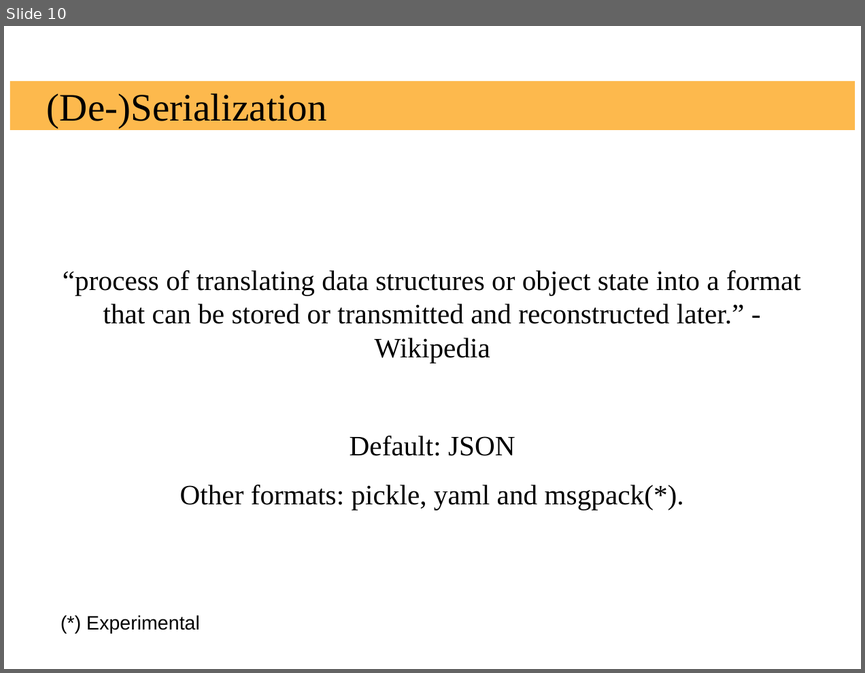
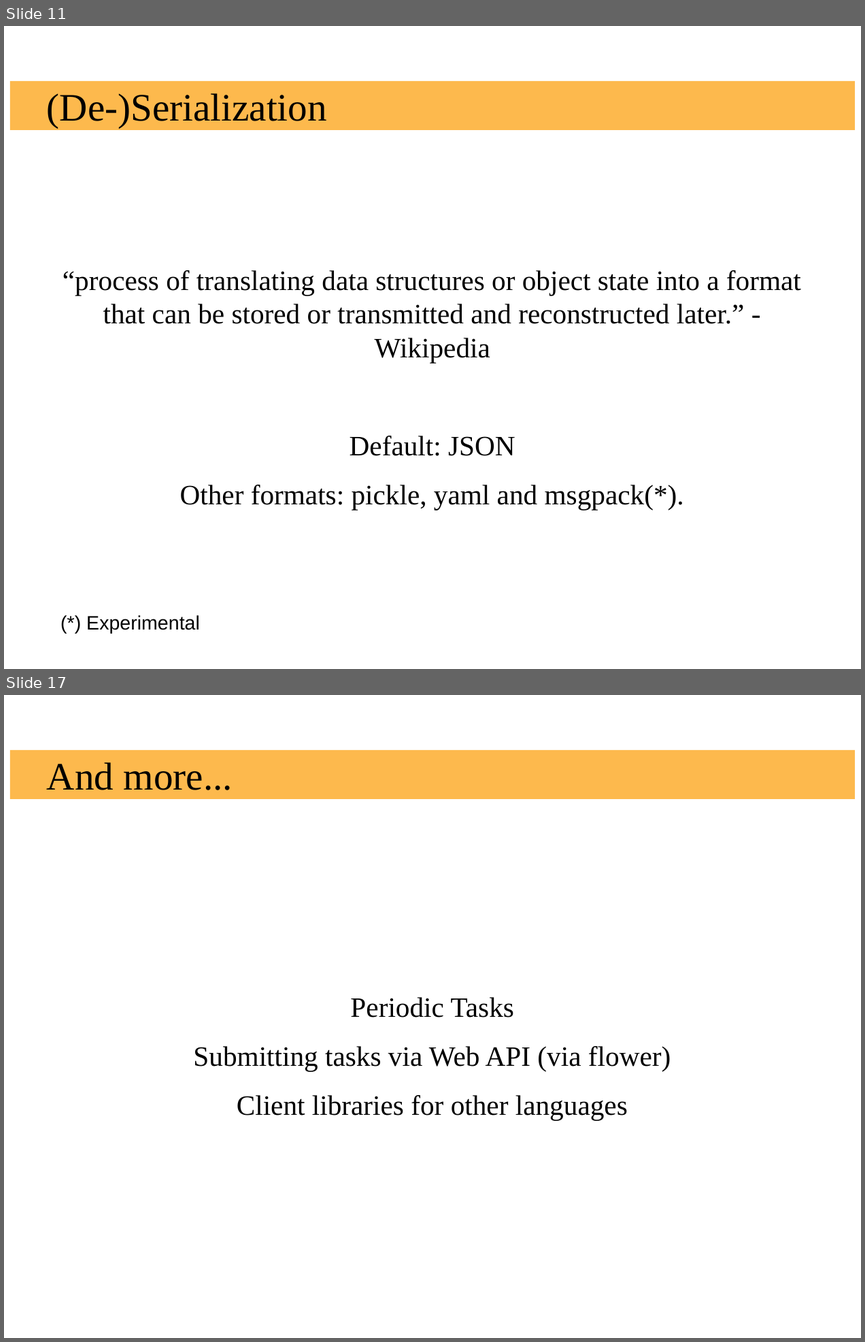
Before and after one commit to russoz/celery-presentation, a slide deck: celery.odp. Shown one above the other, each under a label of ours: slide 10 before the commit, slides 11 and 17 after it; the slides between them are not shown. The pictures are 865x673 and 865x1342 pixels, drawn with LibreOffice and Linux fonts; fonts in the diff are those of the drawing; background and template pictures are left out. Boxes give left, top, right and bottom in pixels: in the first picture for what was removed or moved away, otherwise in the second. Text is boxed around its words. In the diff, an @@ line names an element or a change of style, - is before the commit and + after.

```diff
--- a/celery.odp
+++ b/celery.odp
@@ slide 17 added at bbox=[4, 695, 861, 1338], background #FFFFFF; not listed: 1 template element that a slide beside it also shows @@
@@ title added at bbox=[47, 762, 232, 790], 36 pt, text #000000 @@
+And more...
@@ text added at bbox=[193, 997, 670, 1121], 26 pt, text #000000 @@
+Periodic Tasks
+Submitting tasks via Web API (via flower)
+Client libraries for other languages
@@ what was slide 10 is now slide 11 @@
```
Also in this commit, not shown: 7 slides changed, 7 other slides added, 9 slides removed, 15 other files.
